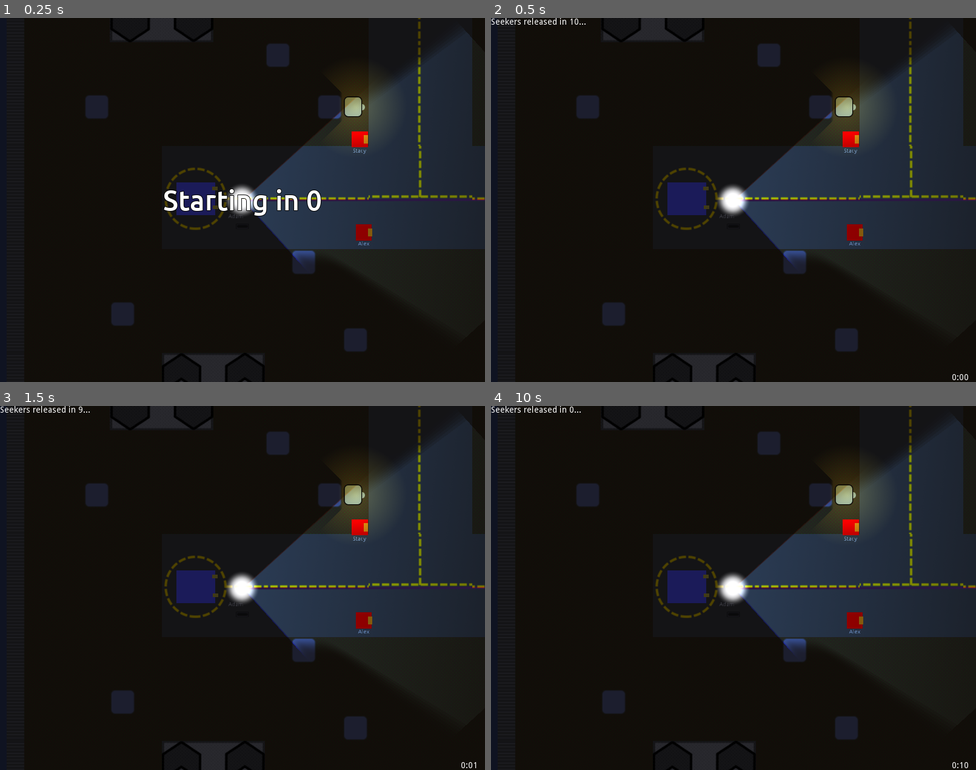
Above: before the commit, frames 1-4 (two rows, left to right).
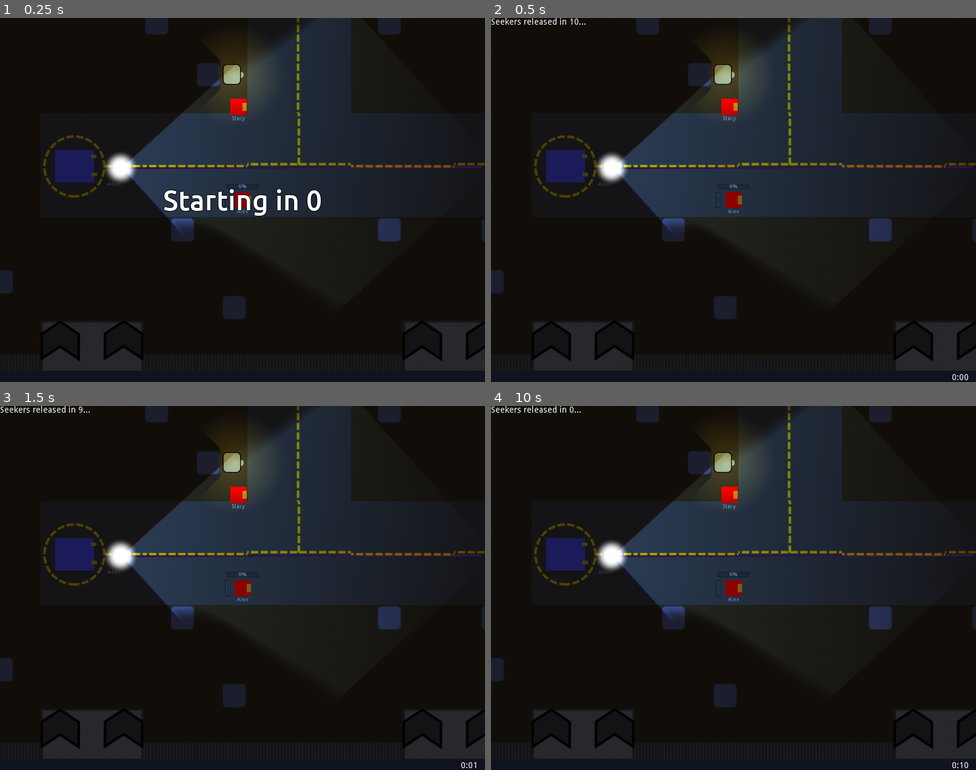
Above: after the commit, the same moments.

Repository: FugitiveTheGame/Fugitive
Game: Godot game, scene res://maps/map_01/Map_01_dev.tscn
Same seed, same stepped clock (60 frames per second), same inputs: the game is played once before the commit and once after it. This scene is started directly instead of the project's main scene.
Inputs:
- Up to frame 1 (0.25 s): no input
- Up to frame 2 (0.5 s): no input
- Up to frame 3 (1.5 s): hold Right (ui_right) 0.53-1.28 s; hold H (car_horn) 0.53-1.28 s; tap Enter at 1.25 s; hold Down (ui_down) from 1.28 s (still down); tap Shift (sprint) at 1.35 s
- Up to frame 4 (10 s): tap Space at 2, 3.5, 5 s; release Down (ui_down) at 2.03 s; hold Right (ui_right) 2.03-2.78 s; hold E (use) 2.03-2.78 s; tap Enter at 2.75, 4.25 s; hold Up (ui_up) 2.78-3.53 s; tap H (car_horn) at 2.85, 7.35 s; hold Shift (sprint) 3.53-4.28 s; hold Left (ui_left) 3.53-5.03 s; tap E (use) at 4.35, 8.85 s; hold Down (ui_down) 5.03-5.78 s; hold H (car_horn) 5.03-5.78 s; hold Right (ui_right) 5.78-6.53 s; tap Shift (sprint) at 5.85 s; hold Up (ui_up) 6.53-7.28 s; hold E (use) 6.53-7.28 s; hold Right (ui_right) 7.28-8.03 s; hold Down (ui_down) 8.03-8.78 s; hold Shift (sprint) 8.03-8.78 s; hold Left (ui_left) 8.78-9.53 s; hold Up (ui_up) from 9.53 s (still down); hold H (car_horn) from 9.53 s (still down)

The runs differ from the first frame. In frame 1, 29% of the frame differs, in the area x 0-100%, y 0-100%; in frame 2, 29%; in frame 3, 29%; in frame 4, 29%.
Error in both runs: Assertion failed. (res://maps/map_01/Map_01_dev.gd:29)

Commit message:
Better streetlight range and occlusion

Diff:
--- a/actors/street_light/StreetLight.gd
+++ b/actors/street_light/StreetLight.gd
@@ -1,7 +1,7 @@
 extends Sprite
 class_name StreetLight
 
-export (int) var illumination_range := 256
+export (int) var illumination_range := 196
 
 onready var rayCaster := $RayCast2D
 
@@ -18,6 +18,10 @@
 		rayCaster.force_raycast_update()
 
 		if(rayCaster.is_colliding()):
-			var percent_visible = 1.0 - (distance / illumination_range)
-			percent_visible = clamp(percent_visible, 0.0, 1.0)
-			hider.update_visibility(percent_visible)
+			var bodySeen = rayCaster.get_collider()
+
+			# If the ray hits a wall or something else first, then this Hider is fully occluded
+			if(bodySeen == hider):
+				var percent_visible = 1.0 - (distance / illumination_range)
+				percent_visible = clamp(percent_visible, 0.0, 1.0)
+				hider.update_visibility(percent_visible)
--- a/maps/map_01/Map_01_dev.gd
+++ b/maps/map_01/Map_01_dev.gd
@@ -3,7 +3,7 @@
 func _ready():
 	#._ready() # We want to override ready and NOT call the base impl!
 	# Change this to false to play as a Hider
-	var be_seeker := true
+	var be_seeker := false
 
 	var playerData = PlayerLobbyData.new()
 	Network.players[1] = playerData
